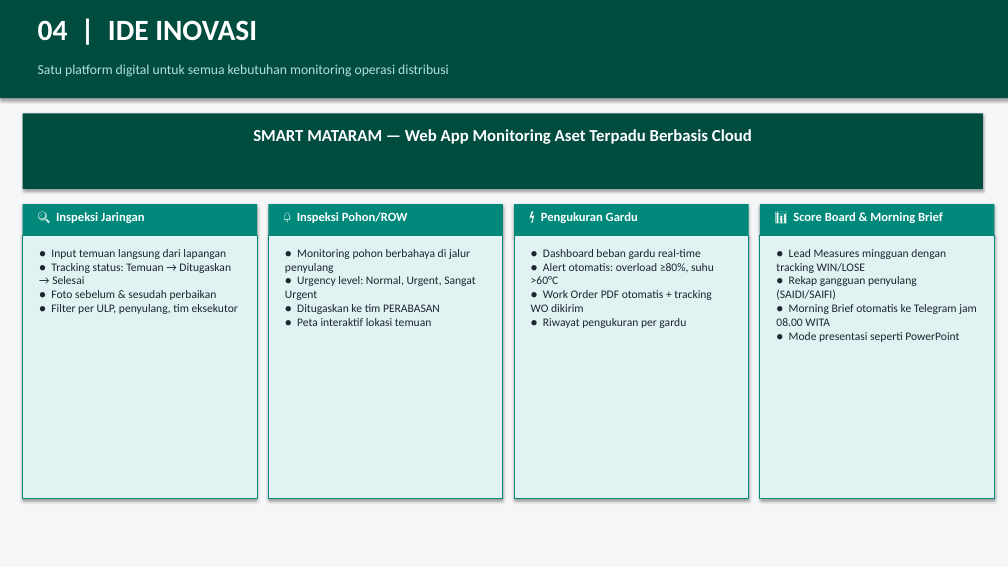
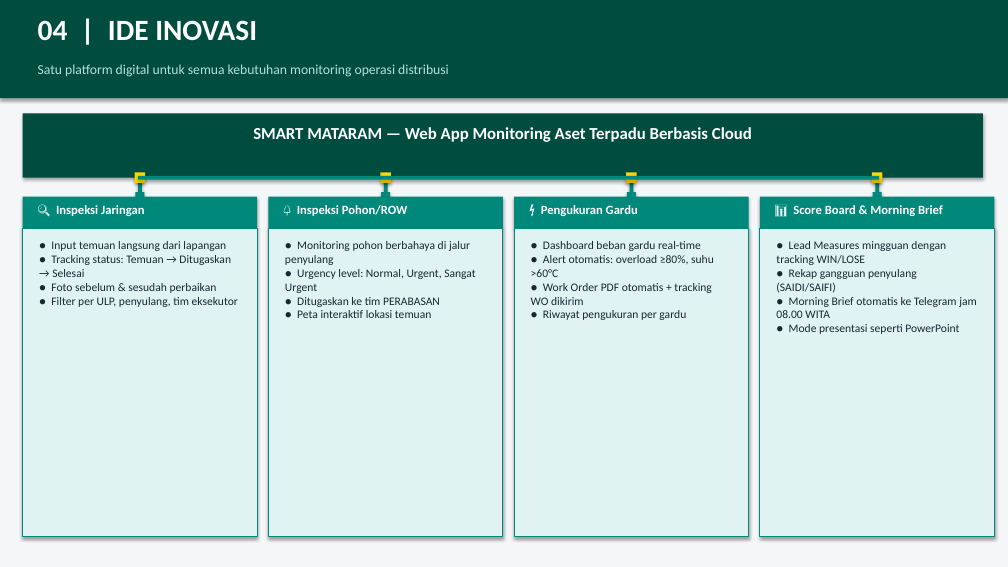
Before and after one commit to IndrawanLalu/new-smartmatram-web, a slide deck: slide 4 of SMART_MATARAM_Karya_Inovasi.pptx. Drawn at 1008x567 pixels with LibreOffice and Linux fonts; fonts in the diff are those of the drawing. Boxes give left, top, right and bottom in pixels: in the first picture for what was removed or moved away, otherwise in the second. Text is boxed around its words. In the diff, an @@ line names an element or a change of style, - is before the commit and + after.

```diff
--- a/SMART_MATARAM_Karya_Inovasi.pptx
+++ b/SMART_MATARAM_Karya_Inovasi.pptx
@@ rectangle: place and size @@
-rectangle at (23,113,983,189)
+rectangle at (23,113,983,178)
@@ rectangle added at (135,172,145,183), fill #FFD600 @@
@@ rectangle: place and size @@
-rectangle at (23,204,257,236)
+rectangle at (138,178,141,197)
@@ rectangle added at (138,176,879,180), fill #00897B @@
@@ rectangle added at (380,172,391,183), fill #FFD600 @@
@@ rectangle added at (384,178,388,197), fill #00897B @@
@@ rectangle added at (626,172,637,183), fill #FFD600 @@
@@ rectangle added at (629,178,633,197), fill #00897B @@
@@ rectangle added at (872,172,882,183), fill #FFD600 @@
@@ rectangle added at (875,178,879,197), fill #00897B @@
@@ rectangle added at (23,197,257,228), fill #00897B @@
@@ rectangle added at (135,192,144,201), fill #00897B @@
@@ rectangle: place and size @@
-rectangle at (268,204,503,236)
+rectangle at (268,197,503,228)
@@ rectangle added at (381,192,390,201), fill #00897B @@
@@ rectangle added at (514,197,749,228), fill #00897B @@
@@ rectangle: place and size @@
-rectangle at (514,204,749,236)
+rectangle at (627,192,636,201)
@@ rectangle: place and size @@
-rectangle at (760,204,994,236)
+rectangle at (760,197,994,228)
@@ 4 texts: place and size @@
-4 texts at (56,212,943,223)
+4 texts at (56,205,943,216)
@@ rectangle added at (873,192,882,201), fill #00897B @@
@@ rectangle: place and size @@
-rectangle at (23,236,257,499)
+rectangle at (23,228,257,537)
@@ text "● Input temuan langsung dari ...": place and size @@
-text "● Input temuan langsung dari ..." at (51,249,238,314)
+text "● Input temuan langsung dari ..." at (51,241,238,307)
@@ rectangle: place and size @@
-rectangle at (268,236,503,499)
+rectangle at (268,228,503,537)
@@ text "● Monitoring pohon berbahaya di ...": place and size @@
-text "● Monitoring pohon berbahaya di ..." at (285,249,475,326)
+text "● Monitoring pohon berbahaya di ..." at (285,241,475,318)
@@ rectangle: place and size @@
-rectangle at (514,236,749,499)
+rectangle at (514,228,749,537)
@@ text "● Dashboard beban gardu real-time ...": place and size @@
-text "● Dashboard beban gardu real-time ..." at (531,249,714,328)
+text "● Dashboard beban gardu real-time ..." at (531,241,714,320)
@@ rectangle: place and size @@
-rectangle at (760,236,994,499)
+rectangle at (760,228,994,537)
@@ text "● Lead Measures mingguan dengan ...": place and size @@
-text "● Lead Measures mingguan dengan ..." at (776,249,977,342)
+text "● Lead Measures mingguan dengan ..." at (776,241,977,334)
```
Also in this commit, not shown: 8 other slides changed, 8 other files.
